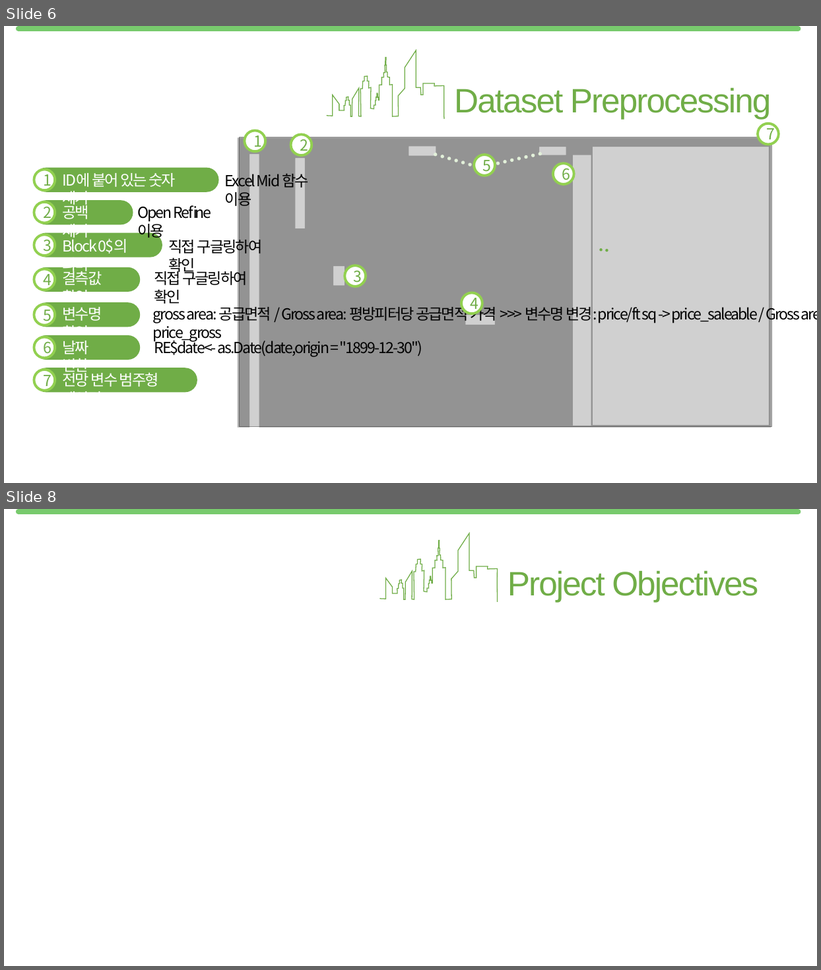
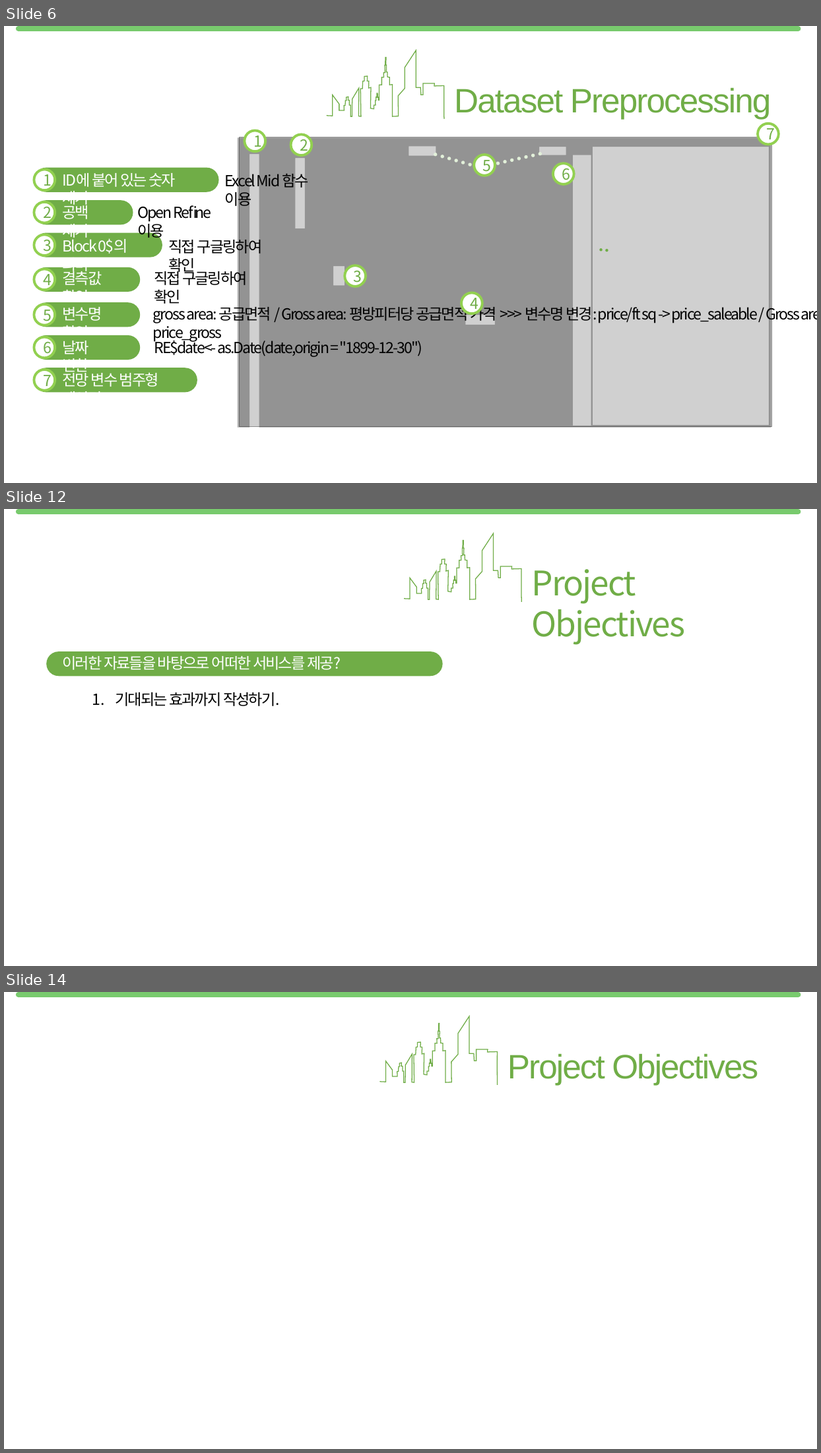
Before and after one commit to jyalways7/hk_realestate, a slide deck: 170128_HKRE_Mid_Report.pptx. Shown one above the other, each under a label of ours: slides 6 and 8 before the commit, slides 6, 12 and 14 after it; the slides between them are not shown. The pictures are 821x970 and 821x1453 pixels, drawn with LibreOffice and Linux fonts; fonts in the diff are those of the drawing; grey boxes stand for pictures. Boxes give left, top, right and bottom in pixels: in the first picture for what was removed or moved away, otherwise in the second. Text is boxed around its words. In the diff, an @@ line names an element or a change of style, - is before the commit and + after.

```diff
--- a/170128_HKRE_Mid_Report.pptx
+++ b/170128_HKRE_Mid_Report.pptx
@@ slide 12 added at [4, 509, 817, 966], background #FFFFFF; not listed: 1 template element that a slide beside it also shows @@
@@ freeform shape added at [404, 533, 522, 601], outline #70AD47 1 pt @@
@@ text added at [532, 569, 686, 645], 40 pt, text #70AD47 @@
+Project Objectives
@@ rounded rectangle added at [47, 652, 443, 676], fill #70AD47 @@
@@ text added at [63, 656, 341, 670], 18 pt, text #FFFFFF @@
+이러한 자료들을 바탕으로 어떠한 서비스를 제공?
@@ text added at [115, 692, 280, 706], 18 pt, text #000000 @@
+1. 기대되는 효과까지 작성하기.
@@ what was slide 8 is now slide 14 @@
```
Also in this commit, not shown: 1 slide changed, 6 other slides added, 1 slide removed.
